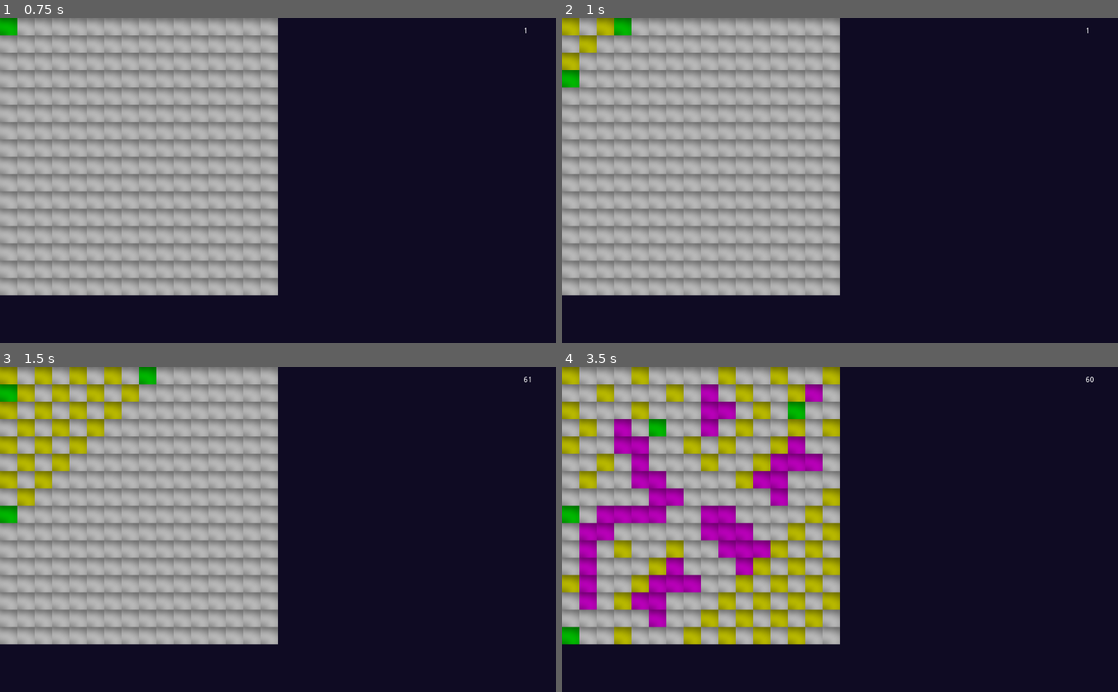
Above: before the commit, frames 1-4 (two rows, left to right).
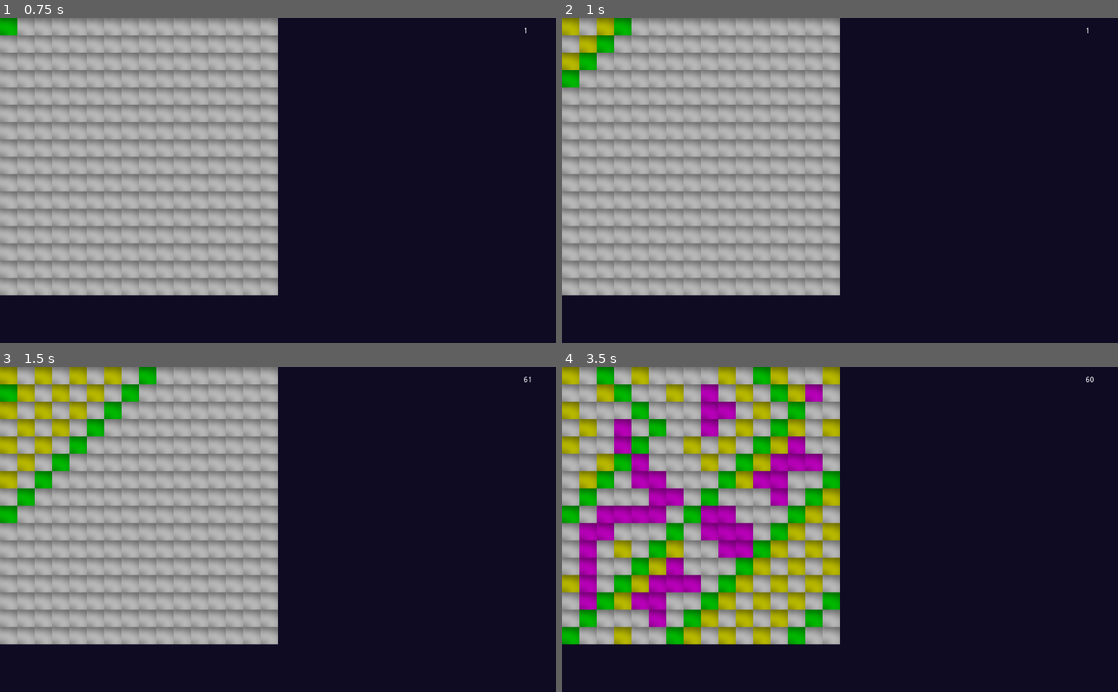
Above: after the commit, the same moments.

Repository: jonnelafin/Adjacency
Game: Godot game, scene res://Scenes/Main.tscn
The game is run twice, just before and just after one commit, with the same random seed, the same clock (stepped at 60 frames per second) and the same inputs.
Inputs (mouse positions are in pixels of both pictures, inside the frame that each line leads up to):
- Up to frame 1 (0.75 s): tap Enter at 0.5 s; move the mouse to (11, 27) at 0.52 s; click (11, 27) at 0.67 s
- Up to frame 2 (1 s): no input
- Up to frame 3 (1.5 s): move the mouse to (11, 393) at 1.27 s; click (11, 393) at 1.42 s
- Up to frame 4 (3.5 s): move the mouse to (573, 409) at 2.02 s; click (573, 409) at 2.17 s; move the mouse to (573, 428) at 2.77 s; click (573, 428) at 2.92 s

Frame 1 is identical in both runs. In frame 2, 0.3% of the frame differs, in the area x 3-10%, y 5-17%; in frame 3, 1.2%; in frame 4, 5.8%, in the area x 3-50%, y 0-86%.

Commit message:
more fixes

Diff:
--- a/Assets/Tiles/TileBasic.gd
+++ b/Assets/Tiles/TileBasic.gd
@@ -3,6 +3,7 @@
 
 signal gen_ready
 var processing = false
+var numop = 0
 # Declare member variables here. Examples:
 # var a = 2
 # var b = "text"
@@ -107,13 +108,16 @@
 
 func gen_state(visited, lastState = 0):
 	processing = true
+	numop += 1
 	if self in visited:
 #		self.state = visited[visited.size()-1].state
 #		$Timer.stop()
 #		$Timer.start()
 #		yield($Timer, "timeout")
 		emit_signal("gen_ready")
-		processing = false
+		numop -= 1
+		if numop < 1:
+			processing = false
 		return
 	visited.append(self)
 	var neigh = self.get_neighbours()[0]
@@ -146,5 +150,7 @@
 		processing = false
 		n.gen_state(visited, self.state)
 		processing = true
-	processing = false
+	numop -= 1
+	if numop < 1:
+		processing = false
 	emit_signal("gen_ready")
